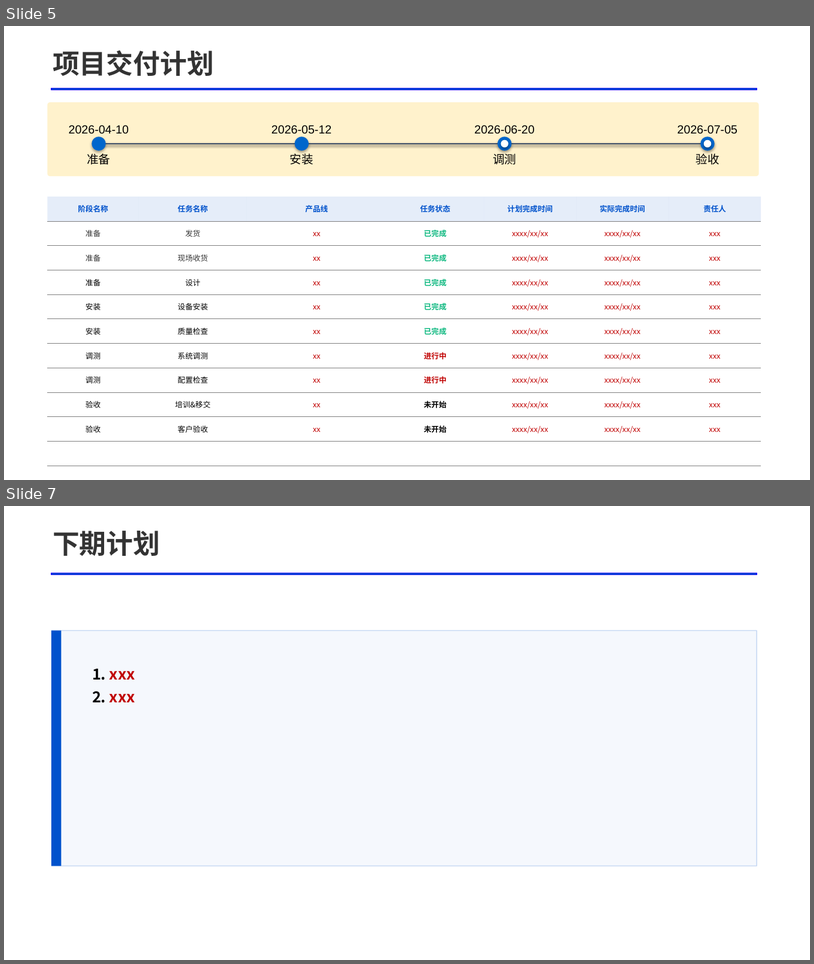
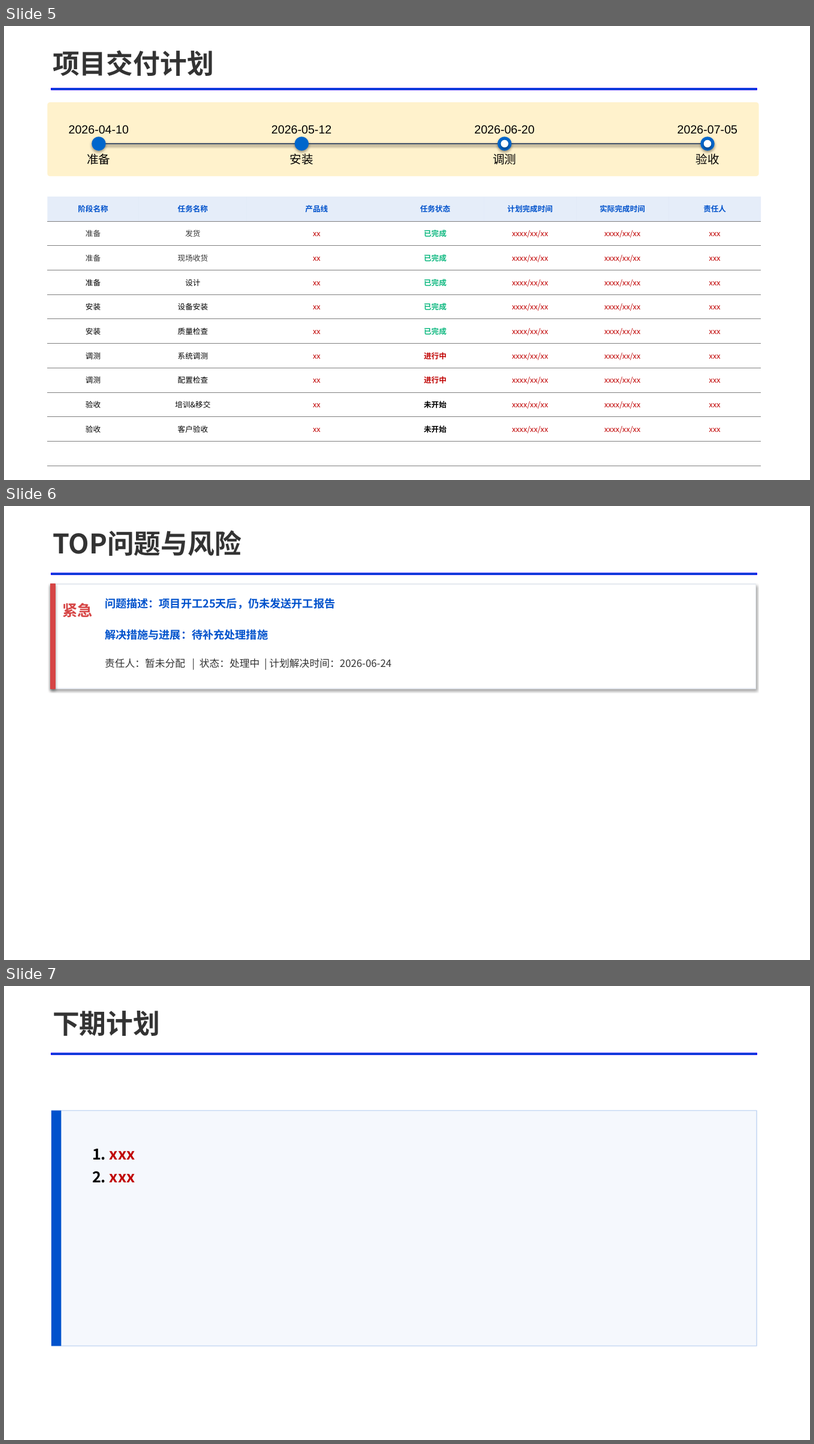
Before and after one commit to SanChiaki/report_generator, a slide deck: examples/italy_progress_report/preview_replace_template.pptx. Shown one above the other, each under a label of ours: slides 5 and 7 before the commit, slides 5, 6 and 7 after it; the slides between them are not shown. The pictures are 814x964 and 814x1444 pixels, drawn with LibreOffice and Linux fonts; fonts in the diff are those of the drawing. Boxes give left, top, right and bottom in pixels: in the first picture for what was removed or moved away, otherwise in the second. Text is boxed around its words. In the diff, an @@ line names an element or a change of style, - is before the commit and + after.

```diff
--- a/examples/italy_progress_report/preview_replace_template.pptx
+++ b/examples/italy_progress_report/preview_replace_template.pptx
@@ slide 6 added at (x1=4, y1=506, x2=810, y2=960), background #FFFFFF @@
@@ text added at (x1=53, y1=530, x2=242, y2=556), 32 pt, text #333333, bold @@
+TOP问题与风险
@@ rounded rectangle added at (x1=51, y1=573, x2=757, y2=575), fill #0052CC, outline #1F0EFA 1 pt @@
@@ rectangle added at (x1=51, y1=584, x2=756, y2=688), fill #FFFFFF, outline #E6EAF0 0.75 pt @@
@@ rectangle added at (x1=51, y1=584, x2=56, y2=688), fill #D64545, outline #D64545 0.75 pt @@
@@ text added at (x1=62, y1=603, x2=92, y2=617), 18 pt, text #D64545, bold @@
+紧急
@@ text added at (x1=105, y1=598, x2=335, y2=609), 13 pt, text #0052CC, bold @@
+问题描述：项目开工25天后，仍未发送开工报告
@@ text added at (x1=105, y1=629, x2=268, y2=640), 13 pt, text #0052CC, bold @@
+解决措施与进展：待补充处理措施
@@ text added at (x1=105, y1=658, x2=392, y2=668), 12 pt, text #333333 @@
+责任人：暂未分配 | 状态：处理中 | 计划解决时间：2026-06-24
```
Also in this commit, not shown: 1 slide removed, 5 other files.
